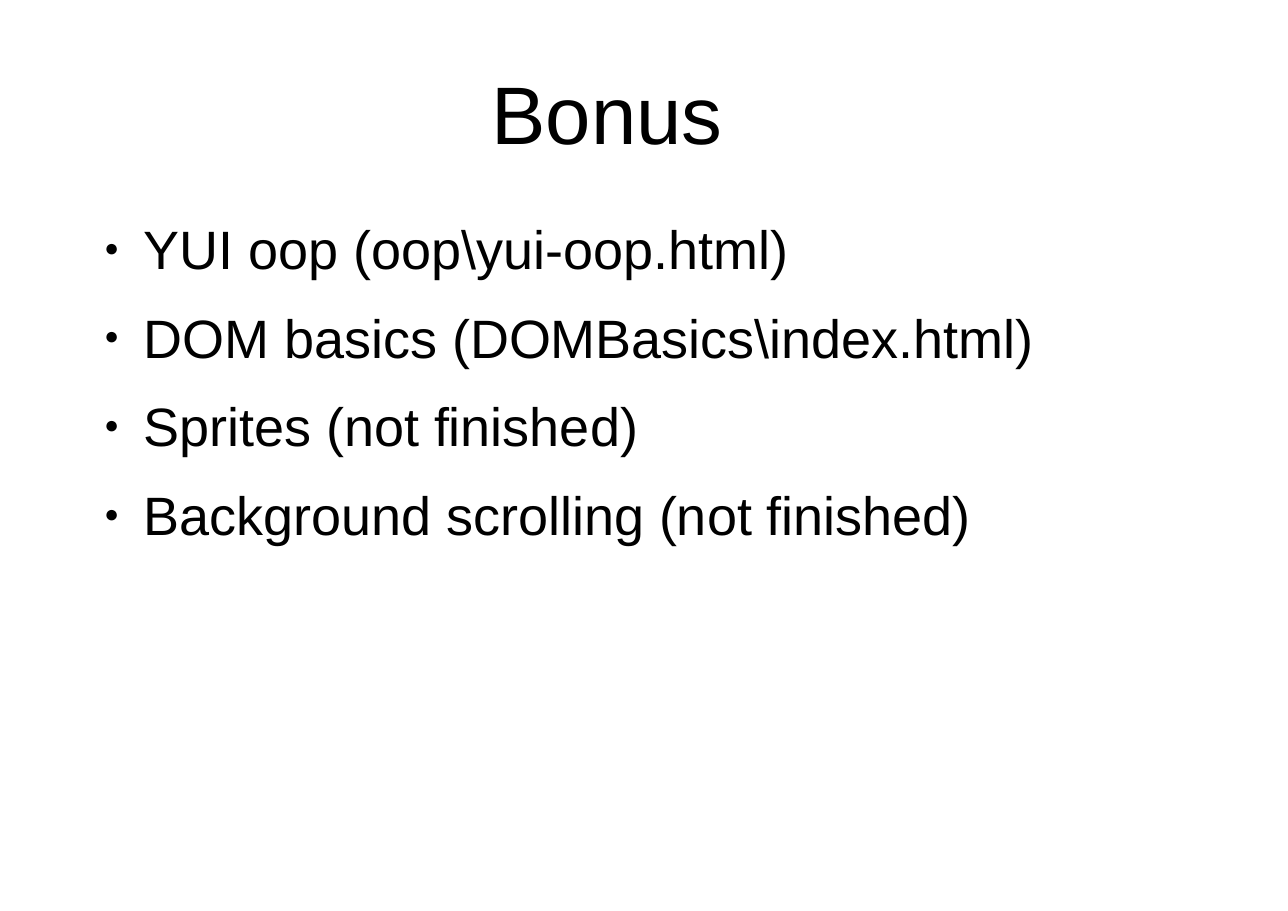
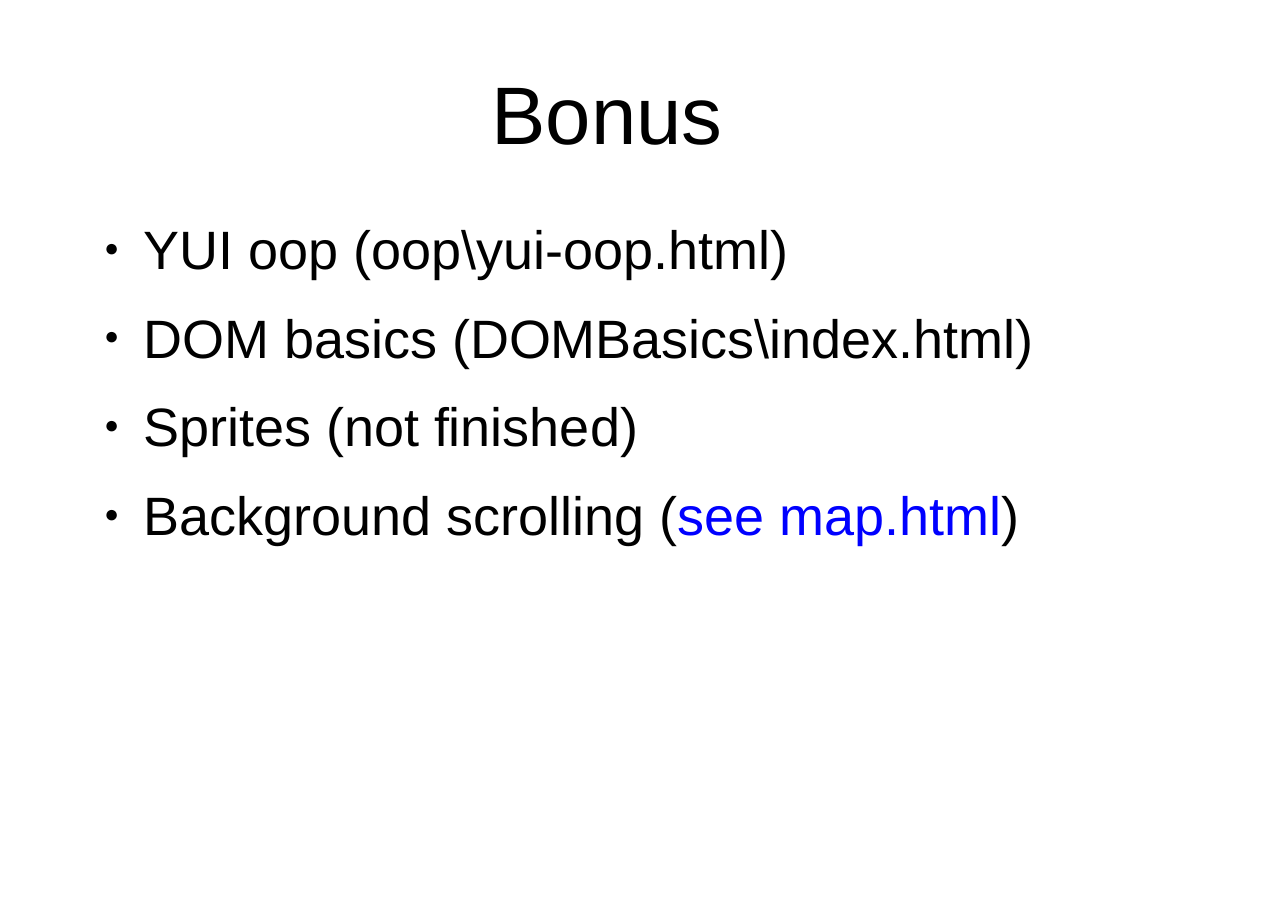
Before and after one commit to peterborkuti/other, a slide deck: slide 103 of JavaScriptBasics/jsbasics-slide.odp (slide 93 before the commit). Drawn at 1288x911 pixels with LibreOffice and Linux fonts; fonts in the diff are those of the drawing; background and template pictures are left out. Boxes give left, top, right and bottom in pixels: in the first picture for what was removed or moved away, otherwise in the second. Text is boxed around its words. In the diff, an @@ line names an element or a change of style, - is before the commit and + after.

```diff
--- a/JavaScriptBasics/jsbasics-slide.odp
+++ b/JavaScriptBasics/jsbasics-slide.odp
@@ text at box(143, 496, 1019, 545): text changed @@
-● Background scrolling (not finished)
+● Background scrolling (see map.html)
```
Also in this commit, not shown: 11 other slides changed, 10 slides added, 1 other file.
